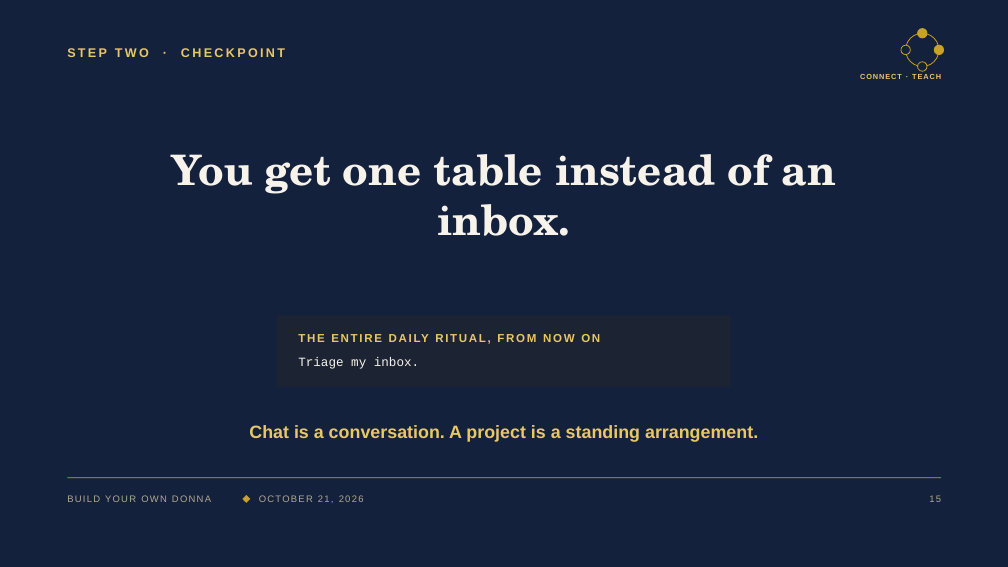
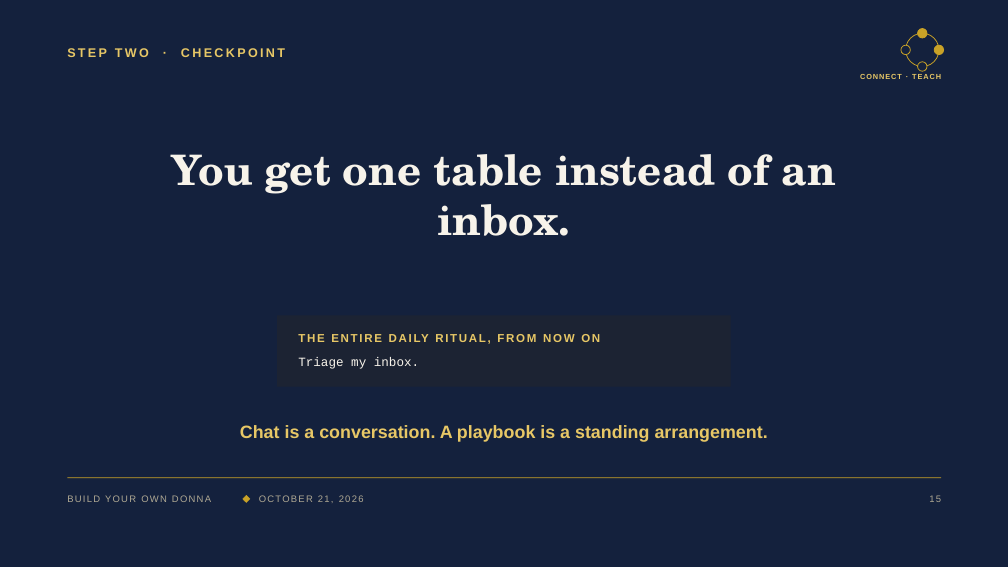
Before and after one commit to denisekgosnell/Donna, a slide deck: slide 16 of decks/build-your-own-donna-v3.pptx. Drawn at 1008x567 pixels with LibreOffice and Linux fonts; fonts in the diff are those of the drawing. Boxes give left, top, right and bottom in pixels: in the first picture for what was removed or moved away, otherwise in the second. Text is boxed around its words. In the diff, an @@ line names an element or a change of style, - is before the commit and + after.

```diff
--- a/decks/build-your-own-donna-v3.pptx
+++ b/decks/build-your-own-donna-v3.pptx
@@ text at bbox=[240, 425, 768, 442]: text changed @@
-Chat is a conversation. A project is a standing arrangement.
+Chat is a conversation. A playbook is a standing arrangement.
```
Also in this commit, not shown: 8 other slides changed, 21 other files.
